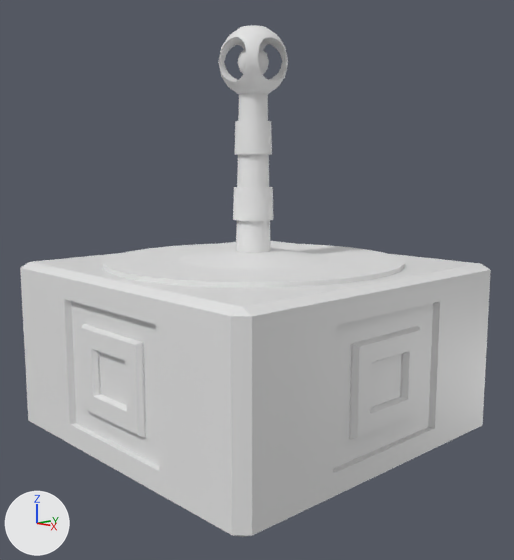
Before and after pictures for a commit that changed the Blender file Blender/modules.blend.
Camera for both pictures: a camera (50 mm lens) standing at (15.23, -14.18, 5.32) and looking at (0.23, -0.07, 2.02). Lighting does not change. The marker at lower left points along +X, +Y and +Z.

Names of what the first picture shows: 'module', 'moduleBase', 'moduleBaseBall'.
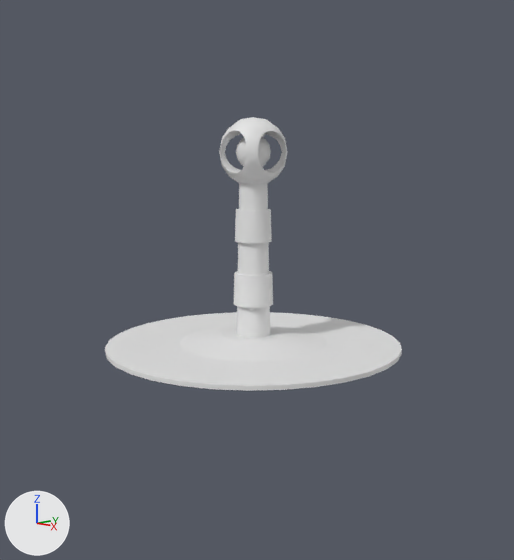
Edits to the bpy script that builds the scene:
```text
Change me_cylinder_004:
    used by ob_modulebaseball; location = (0.0, 0.0, 2.56); scale = (4.35, 4.35, 0.0616)
    remove me_cylinder_004.from_pydata(...)  # 42 vertices, 80 faces; spans x -0.1..0.1, y -0.1..0.1, z 84.05..98.64
    add me_cylinder_004.from_pydata(...)  # 114 vertices, 128 faces; spans x -0.12..0.12, y -0.12..0.12, z -8.14..8.14
    me_cylinder_004 part 1: 114 vertices added at x -0.12..0.12, y -0.12..0.12, z -8.14..8.14, forming a UV sphere (16 segments, 8 rings, poles along z)
    me_cylinder_004 part 2: 42 vertices removed from x -0.1..0.1, y -0.1..0.1, z 84.05..98.64
Change ob_module:
    add ob_module.hide_set(True)
Change ob_modulebase:
    ob_modulebase.location: (0.0, 0.0, 2.56) -> (0.0, 0.0, 0.06)
Change ob_modulebaseball:
    ob_modulebaseball.location: (0.0, 0.0, 2.56) -> (0.0, 0.0, 5.71)
```

What differs and where, as boxes [x1, y1, x2, y2] in the pictures (514 x 560 px):
'module', hidden
    before: [20, 241, 491, 537]
'moduleBase', moved
    before: [102, 25, 405, 288]
    after: [105, 117, 402, 391]
'moduleBaseBall', reshaped, moved (9% wider, 11% taller)
    before: [237, 48, 269, 75]
    after: [236, 137, 271, 167]
part 1 of me_cylinder_004, added
    after: [236, 137, 271, 167]
part 2 of me_cylinder_004, deleted
    before: [237, 48, 269, 75]
